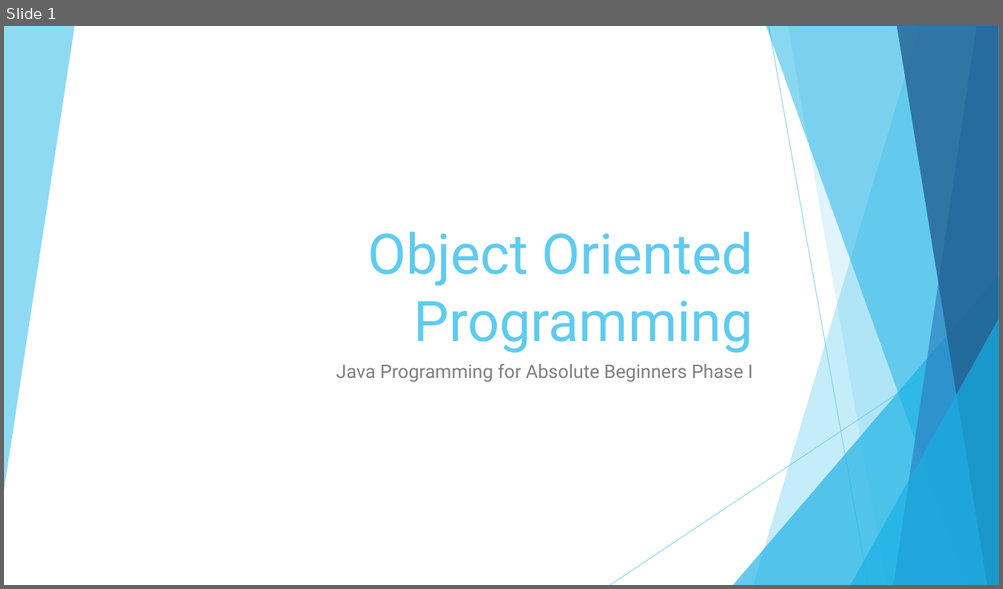
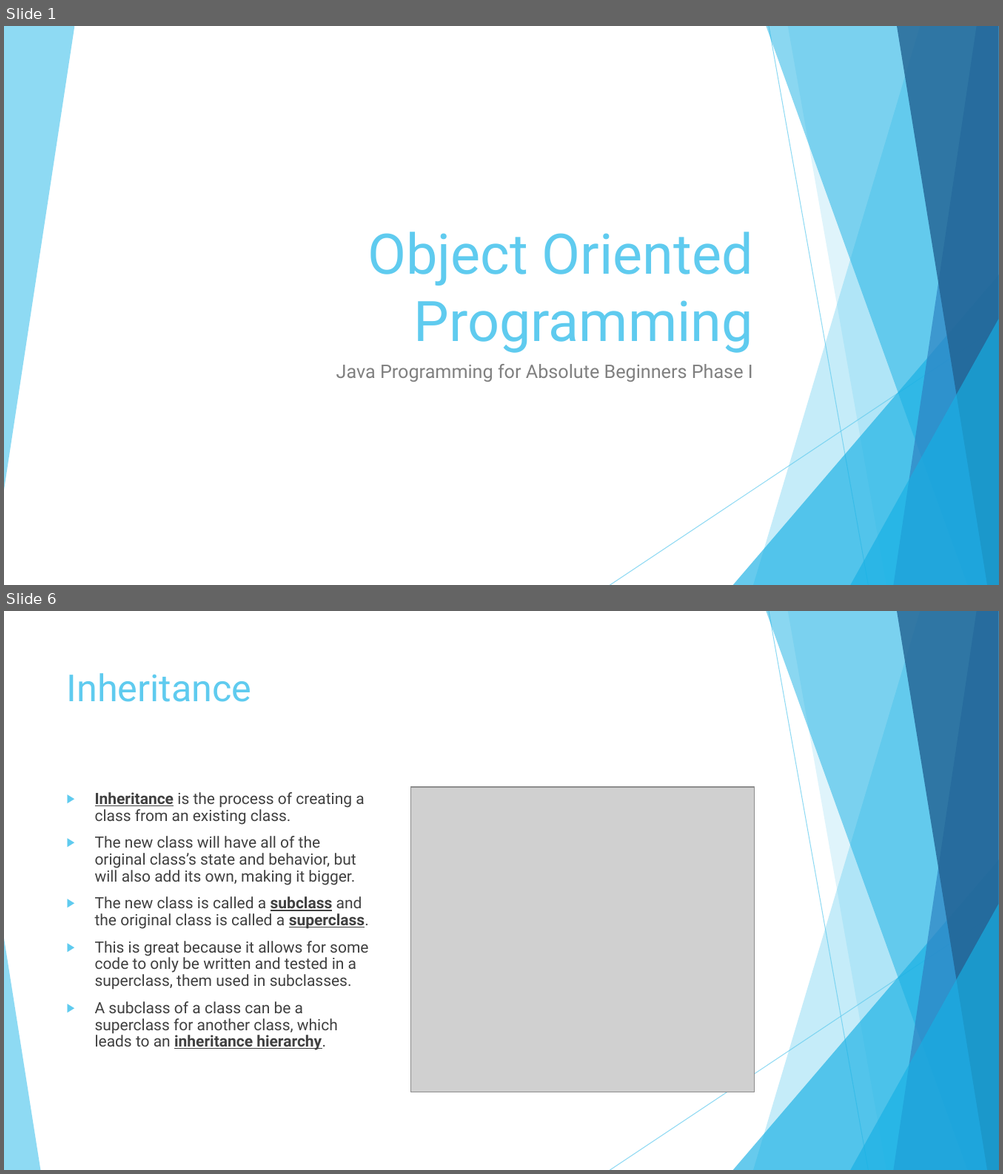
Before and after one commit to JoseRivas1998/Java-Game-Development-For-Absolute-Beginners, a slide deck: Slides/Lesson1.4.pptx. Shown one above the other, each under a label of ours: slide 1 before the commit, slides 1 and 6 after it; the slides between them are not shown. The pictures are 1003x589 and 1003x1174 pixels, drawn with LibreOffice and Linux fonts; fonts in the diff are those of the drawing; grey boxes stand for pictures. Boxes give left, top, right and bottom in pixels: in the first picture for what was removed or moved away, otherwise in the second. Text is boxed around its words. In the diff, an @@ line names an element or a change of style, - is before the commit and + after.

```diff
--- a/Slides/Lesson1.4.pptx
+++ b/Slides/Lesson1.4.pptx
@@ slide 6 added at [4,611,999,1170], background #FFFFFF; not listed: 9 template elements that a slide beside it also shows @@
@@ title added at [67,673,252,702], 36 pt, text #5FCBEF @@
+Inheritance
@@ picture added at [410,787,754,1092] @@
@@ text added at [95,792,369,1051], 15 pt, text #404040 @@
+▶ Inheritance is the process of creating a class from an existing class.
+▶ The new class will have all of the original class’s state and behavior, but will also add its own, making it bigger.
+▶ The new class is called a subclass and the original class is called a superclass.
+▶ This is great because it allows for some code to only be written and tested in a superclass, them used in subclasses.
+▶ A subclass of a class can be a superclass for another class, which leads to an inheritance hierarchy.
@@ triangle added at [4,939,40,1170], fill #5FCBEF at 70% opacity @@
```
Also in this commit, not shown: 5 other slides added, 1 slide removed, 2 other files.
